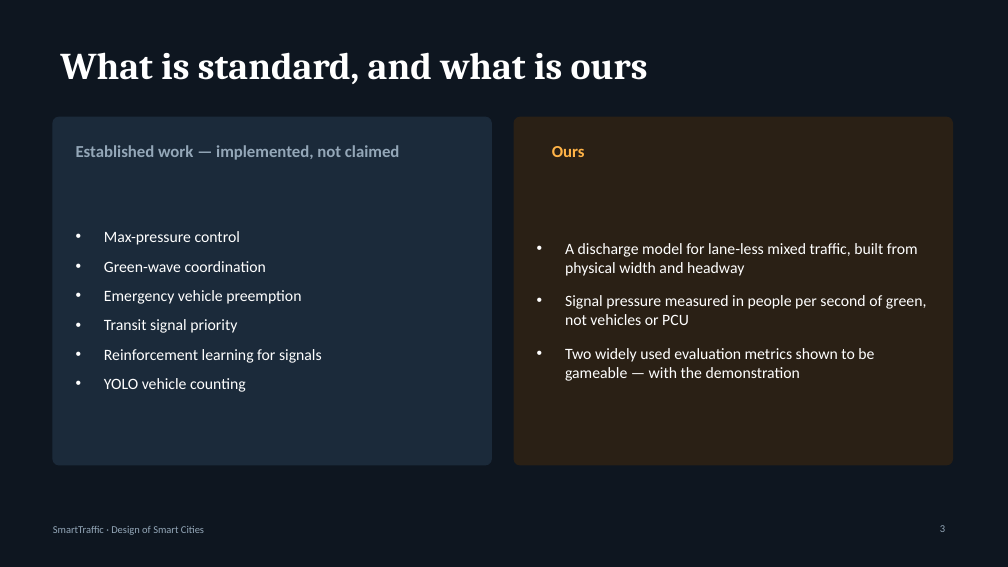
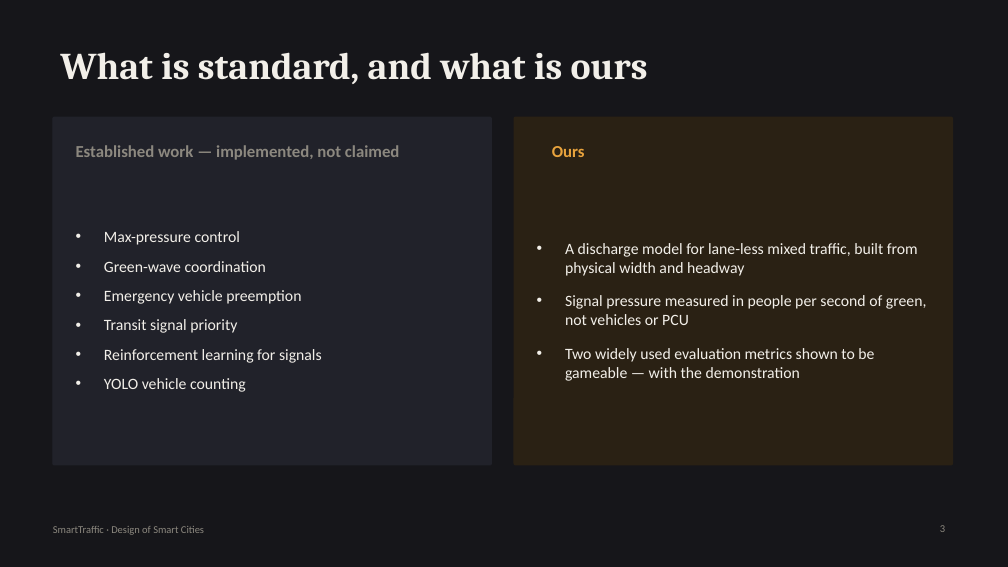
Before and after one commit to rishabcv-eng/SmartTraffic, a slide deck: slide 3 of docs/deck/SmartTraffic-full.pptx. Drawn at 1008x567 pixels with LibreOffice and Linux fonts; fonts in the diff are those of the drawing. Boxes give left, top, right and bottom in pixels: in the first picture for what was removed or moved away, otherwise in the second. Text is boxed around its words. In the diff, an @@ line names an element or a change of style, - is before the commit and + after.

Commit message:
Restyle the decks to match: graphite and signal amber, no navy and cyan
The slides carried the same template signature the site did -- a navy ground, a
cyan accent and softly rounded panels. Both decks now use the palette the
subject belongs to: asphalt graphite, warm paper rather than pure white, signal
amber as the single accent, and signal green and red muted to the colours an
actual signal head uses rather than neon. Cyan is gone. Panels are square, the
way a printed report is, and figures are set in a monospace.

Caught a Cyrillic A that had slipped into one of the hex colours while editing,
which would have thrown when the theme was written. Both decks now validate,
pass geometry checks and export cleanly.

```diff
--- a/docs/deck/SmartTraffic-full.pptx
+++ b/docs/deck/SmartTraffic-full.pptx
@@ background #0E1620 to #16161A @@
@@ rounded rectangle at (x1=53, y1=117, x2=492, y2=465): fill #1B2A3A to #21222A; outline #1B2A3A 1 pt to #21222A 1 pt; proportions changed @@
@@ rounded rectangle at (x1=514, y1=117, x2=953, y2=465): fill #2A2015 to #2A2114; outline #2A2015 1 pt to #2A2114 1 pt; proportions changed @@
@@ text "Ours" at (x1=552, y1=146, x2=585, y2=157): text colour #FFB347 to #E8A33D @@
@@ text colour #FFFFFF to #F2EFE9 in 3 elements at (x1=60, y1=52, x2=648, y2=84), (x1=104, y1=231, x2=322, y2=392), (x1=565, y1=243, x2=927, y2=381) @@
@@ text colour #94A7B8 to #8C887F in 3 elements at (x1=76, y1=145, x2=399, y2=160), (x1=940, y1=525, x2=945, y2=532), (x1=53, y1=526, x2=204, y2=535) @@
```
Also in this commit, not shown: 13 other slides changed, 4 other files.
